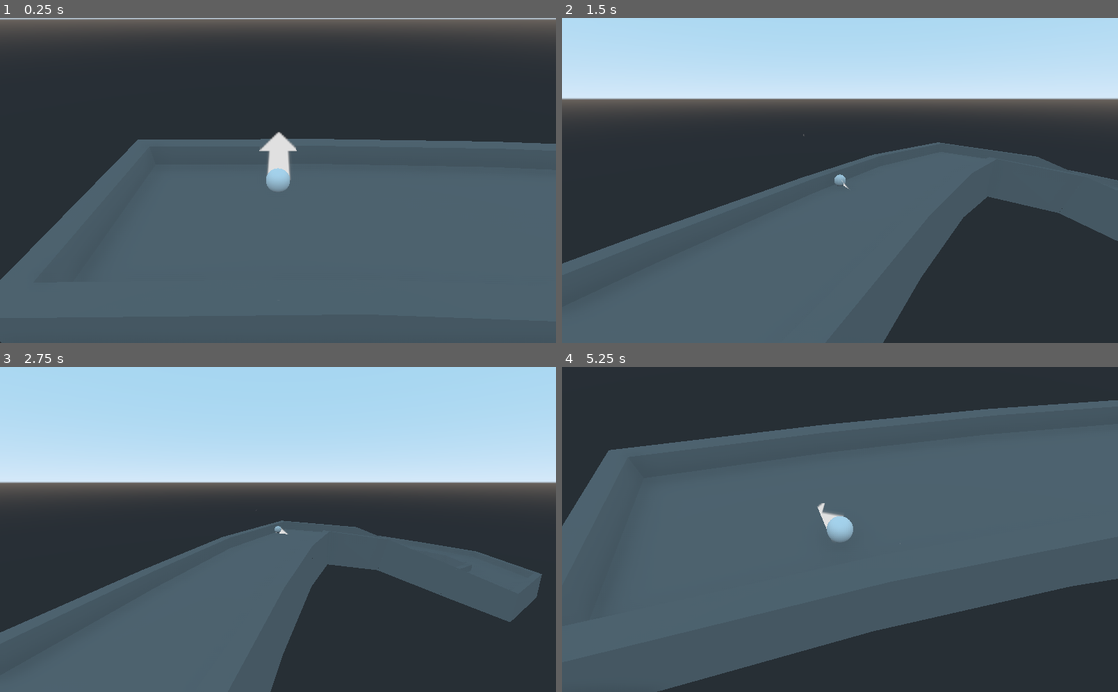
Above: before the commit, frames 1-4 (two rows, left to right).
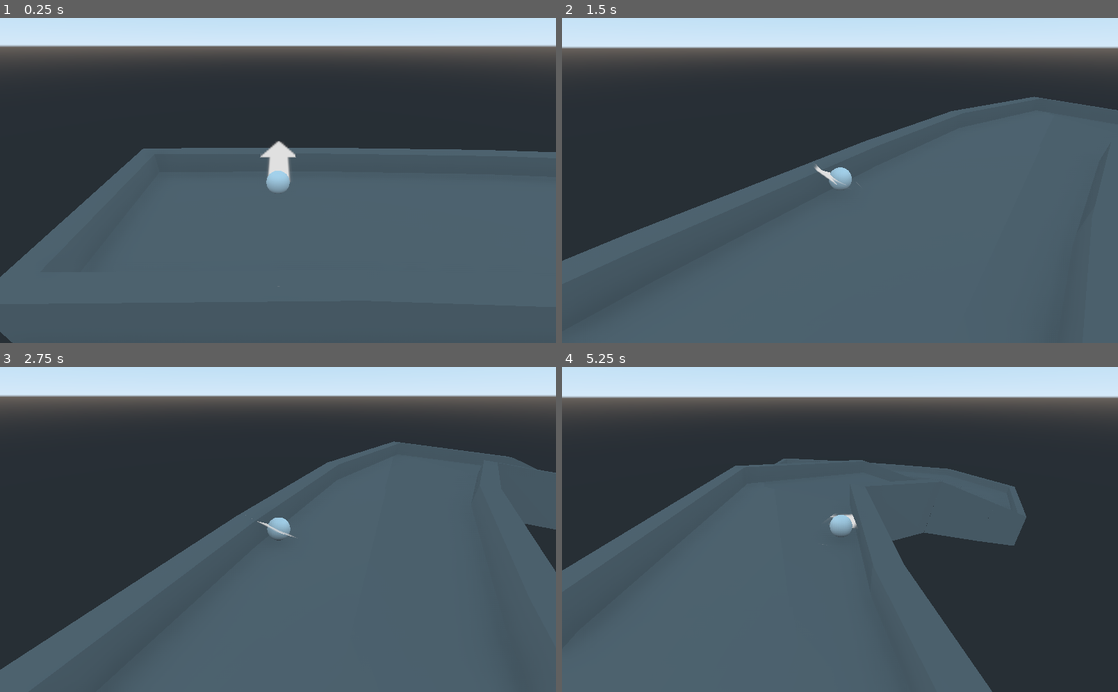
Above: after the commit, the same moments.

Repository: SlashScreen/golf
Game: Godot game, scene res://Spatial.tscn
The game is run twice, just before and just after one commit, with the same random seed, the same clock (stepped at 60 frames per second) and the same inputs. The engine's default icon, where the game draws it, is replaced by a stand-in: a white triangle on a blue panel in a dark square.
Inputs (mouse positions are in pixels of both pictures, inside the frame that each line leads up to):
- Up to frame 1 (0.25 s): no input
- Up to frame 2 (1.5 s): move the mouse to (962, 164) at 0.52 s; click (962, 164) at 0.67 s; move the mouse to (728, 196) at 1.27 s; click (728, 196) at 1.42 s
- Up to frame 3 (2.75 s): move the mouse to (333, 458) at 2.02 s; click (333, 458) at 2.17 s
- Up to frame 4 (5.25 s): move the mouse to (812, 594) at 2.77 s; click (812, 594) at 2.92 s; move the mouse to (1006, 578) at 3.52 s; click (1006, 578) at 3.67 s; move the mouse to (673, 480) at 4.27 s; click (673, 480) at 4.42 s; move the mouse to (867, 529) at 5.02 s; click (867, 529) at 5.17 s

The runs differ from the first frame. In frame 1, 15% of the frame differs, in the area x 0-100%, y 0-100%; in frame 2, 46%; in frame 3, 64%; in frame 4, 49%.

Commit message:
made follow camera and fixed some things with arrows. deleted old things

Diff:
--- a/Arrowsprite.gd
+++ b/Arrowsprite.gd
@@ -8,11 +8,11 @@
 var end_dist = 7
 # Called when the node enters the scene tree for the first time.
 func _ready():
-	pass # Replace with function body.
+	set_as_toplevel(true)
 #input
 func _input(event):
 	#raycast
-	var cam = get_parent().get_parent().get_node("Camera")
+	var cam = get_parent().get_node("camfollow/Camera")
 	var space_state = cam.get_world().direct_space_state
 	var mouse = event.position #event position
 	var from = cam.project_ray_origin(mouse) #get origin
@@ -30,3 +30,6 @@
 		set_scale(Vector3(1,1,d/end_dist))
 		if event is InputEventMouseButton and event.pressed and event.button_index == 1: #if mouse button clicked
 			ball.apply_central_impulse(newdir*((d/end_dist)*max_power)) #apply impulse
+
+func _process(delta):
+	set_translation(get_parent().get_translation())
--- a/Camera.gd
+++ b/Camera.gd
@@ -1,15 +1,21 @@
 extends Camera
 
-# Declare member variables here. Examples:
-# var a = 2
-# var b = "text"
+export var distance = 4
+export var height = 2
 
-# Called when the node enters the scene tree for the first time.
 func _ready():
-	pass # Replace with function body.
+	set_physics_process(true)
+	set_as_toplevel(true)
 
-func _process(delta):
-	look_at(get_parent().get_node("Ball").translation,Vector3(0,1,0))
-# Called every frame. 'delta' is the elapsed time since the previous frame.
-#func _process(delta):
-#	pass
+func _physics_process(delta):
+	var target = get_parent().get_global_transform().origin
+	var pos = get_global_transform().origin
+	var up = Vector3(0,1,0)
+
+	var offset = pos - target
+	offset = offset.normalized()*distance
+	offset.y = height
+
+	pos = target + offset
+
+	look_at_from_position(pos, target, up)
--- a/Spatial.tscn
+++ b/Spatial.tscn
@@ -1,14 +1,11 @@
-[gd_scene load_steps=12 format=2]
+[gd_scene load_steps=9 format=2]
 
 [ext_resource path="res://default_env.tres" type="Environment" id=1]
-[ext_resource path="res://Camera.gd" type="Script" id=2]
-[ext_resource path="res://assets/assets/graphics/arrow.png" type="Texture" id=3]
-[ext_resource path="res://Arrowsprite.gd" type="Script" id=4]
-[ext_resource path="res://icon.png" type="Texture" id=5]
-[ext_resource path="res://Sprite3D.gd" type="Script" id=6]
-[ext_resource path="res://ProgressBar.gd" type="Script" id=7]
-[ext_resource path="res://assets/maps/testcourse.obj" type="ArrayMesh" id=8]
-[ext_resource path="res://MeshInstance.gd" type="Script" id=9]
+[ext_resource path="res://assets/assets/graphics/arrow.png" type="Texture" id=2]
+[ext_resource path="res://Arrowsprite.gd" type="Script" id=3]
+[ext_resource path="res://Camera.gd" type="Script" id=4]
+[ext_resource path="res://assets/maps/testcourse.obj" type="ArrayMesh" id=5]
+[ext_resource path="res://MeshInstance.gd" type="Script" id=6]
 
 [sub_resource type="SphereShape" id=1]
 radius = 0.2
@@ -20,11 +17,6 @@
 
 [node name="WorldEnvironment" type="WorldEnvironment" parent="."]
 environment = ExtResource( 1 )
-
-[node name="Camera" type="Camera" parent="."]
-transform = Transform( 0.999111, 0, 0, 0, 0.999111, 0, 0, 0, 0.999111, 0, 1.95166, 2.38207e-07 )
-environment = ExtResource( 1 )
-script = ExtResource( 2 )
 
 [node name="Ball" type="RigidBody" parent="."]
 transform = Transform( 1, 0, 0, 0, 1, 0, 0, 0, 1, 0, 0, -3.15376 )
@@ -39,34 +31,18 @@
 
 [node name="Sprite3D" type="Sprite3D" parent="Ball"]
 axis = 1
-texture = ExtResource( 3 )
+texture = ExtResource( 2 )
+script = ExtResource( 3 )
+
+[node name="camfollow" type="Spatial" parent="Ball"]
+
+[node name="Camera" type="Camera" parent="Ball/camfollow"]
+transform = Transform( 0.999111, 0, 0, 0, 0.999111, 0, 0, 0, 0.999111, 0, 1.95166, 3.15376 )
+environment = ExtResource( 1 )
 script = ExtResource( 4 )
-
-[node name="ArrowSprite" type="Sprite3D" parent="Ball"]
-transform = Transform( 2.29707, 0, 0, 0, 2.29707, 0, 0, 0, 2.29707, 0, 0, 0 )
-visible = false
-flip_v = true
-texture = ExtResource( 5 )
-script = ExtResource( 6 )
-
-[node name="Arrowviewport" type="Viewport" parent="Ball/ArrowSprite"]
-transparent_bg = true
-usage = 0
-debug_draw = 3
-
-[node name="ProgressBar" type="ProgressBar" parent="Ball/ArrowSprite/Arrowviewport"]
-light_mask = 131073
-margin_right = 96.0
-margin_bottom = 14.0
-script = ExtResource( 7 )
-
-[node name="Label" type="Label" parent="Ball/ArrowSprite/Arrowviewport"]
-margin_right = 56.0
-margin_bottom = 14.0
-text = "TESTTTTT"
 
 [node name="Course" type="MeshInstance" parent="."]
 transform = Transform( 2, 0, 0, 0, 2, 0, 0, 0, 2, 0.880522, -1.47084, -3.0935 )
-mesh = ExtResource( 8 )
+mesh = ExtResource( 5 )
 material/0 = null
-script = ExtResource( 9 )
+script = ExtResource( 6 )
